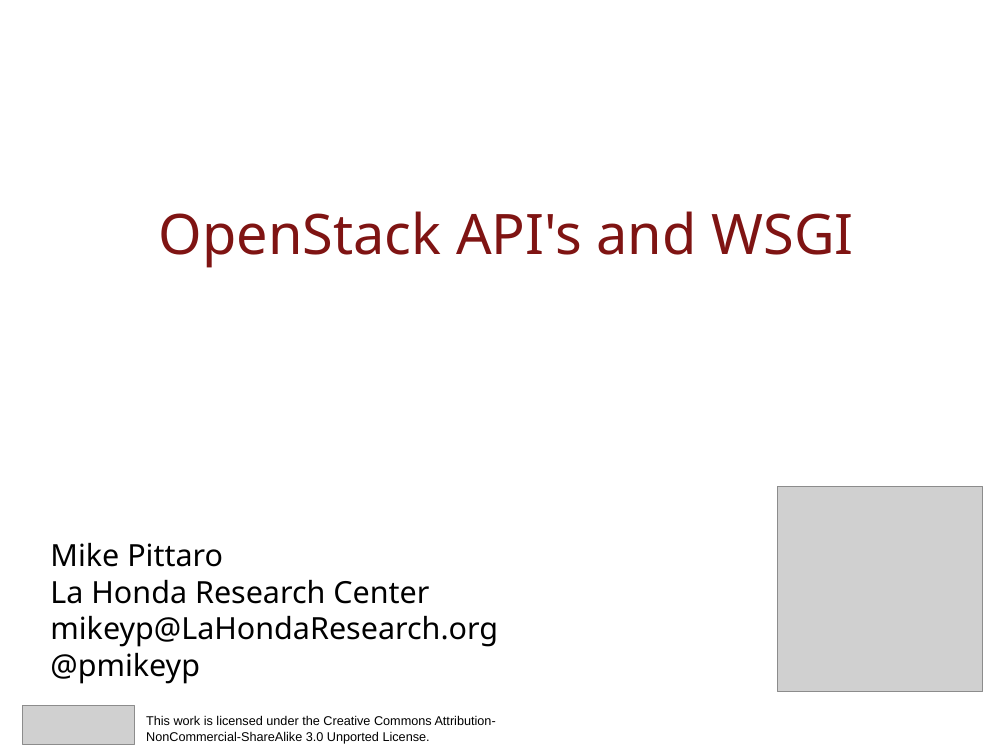
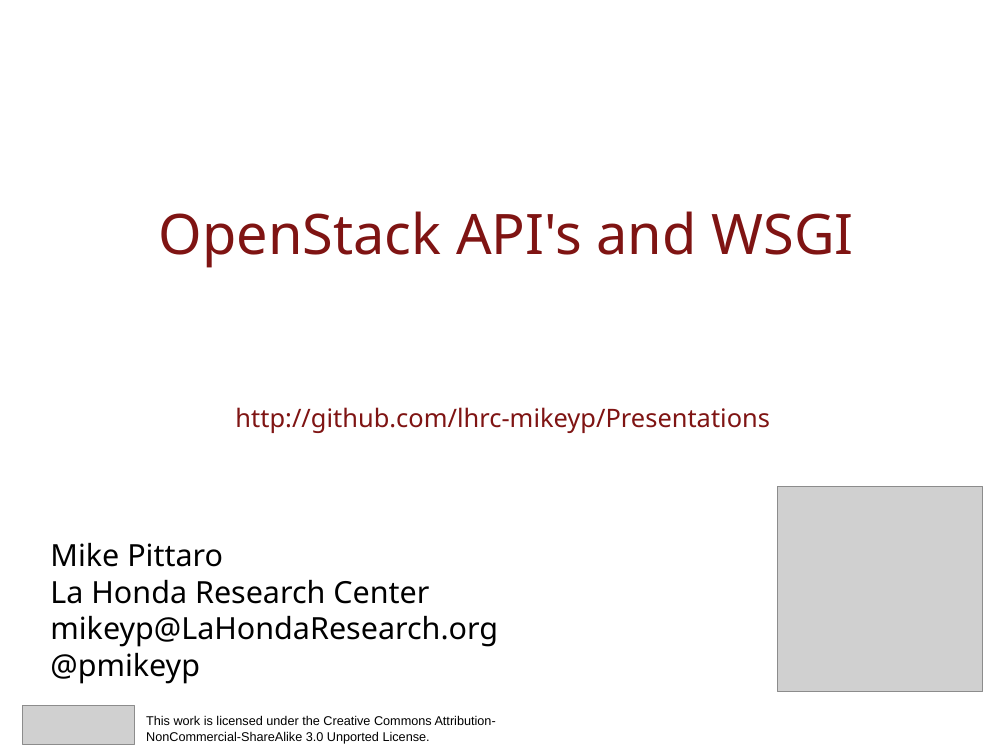
Before and after one commit to lhrc-mikeyp/Presentations, a slide deck: slide 1 of openstack_api_wsgi/OpenStack_WSGI.odp. Drawn at 1008x756 pixels with LibreOffice and Linux fonts; fonts in the diff are those of the drawing; grey boxes stand for pictures. Boxes give left, top, right and bottom in pixels: in the first picture for what was removed or moved away, otherwise in the second. Text is boxed around its words. In the diff, an @@ line names an element or a change of style, - is before the commit and + after.

```diff
--- a/openstack_api_wsgi/OpenStack_WSGI.odp
+++ b/openstack_api_wsgi/OpenStack_WSGI.odp
@@ title added at <box>235,407,770,433</box>, 20 pt, text #7F1413 @@
+http://github.com/lhrc-mikeyp/Presentations
```
Also in this commit, not shown: 1 other file.
